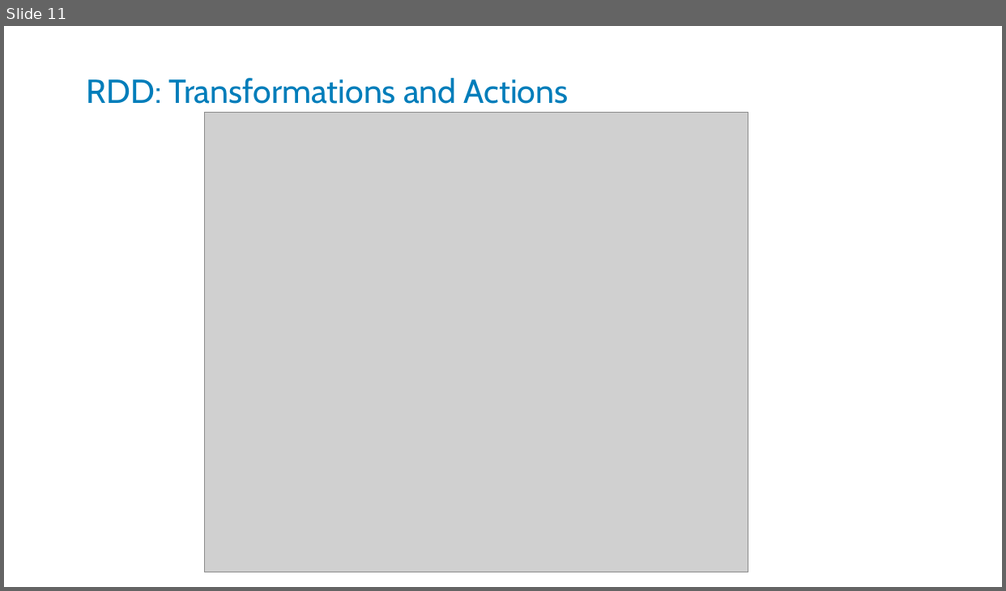
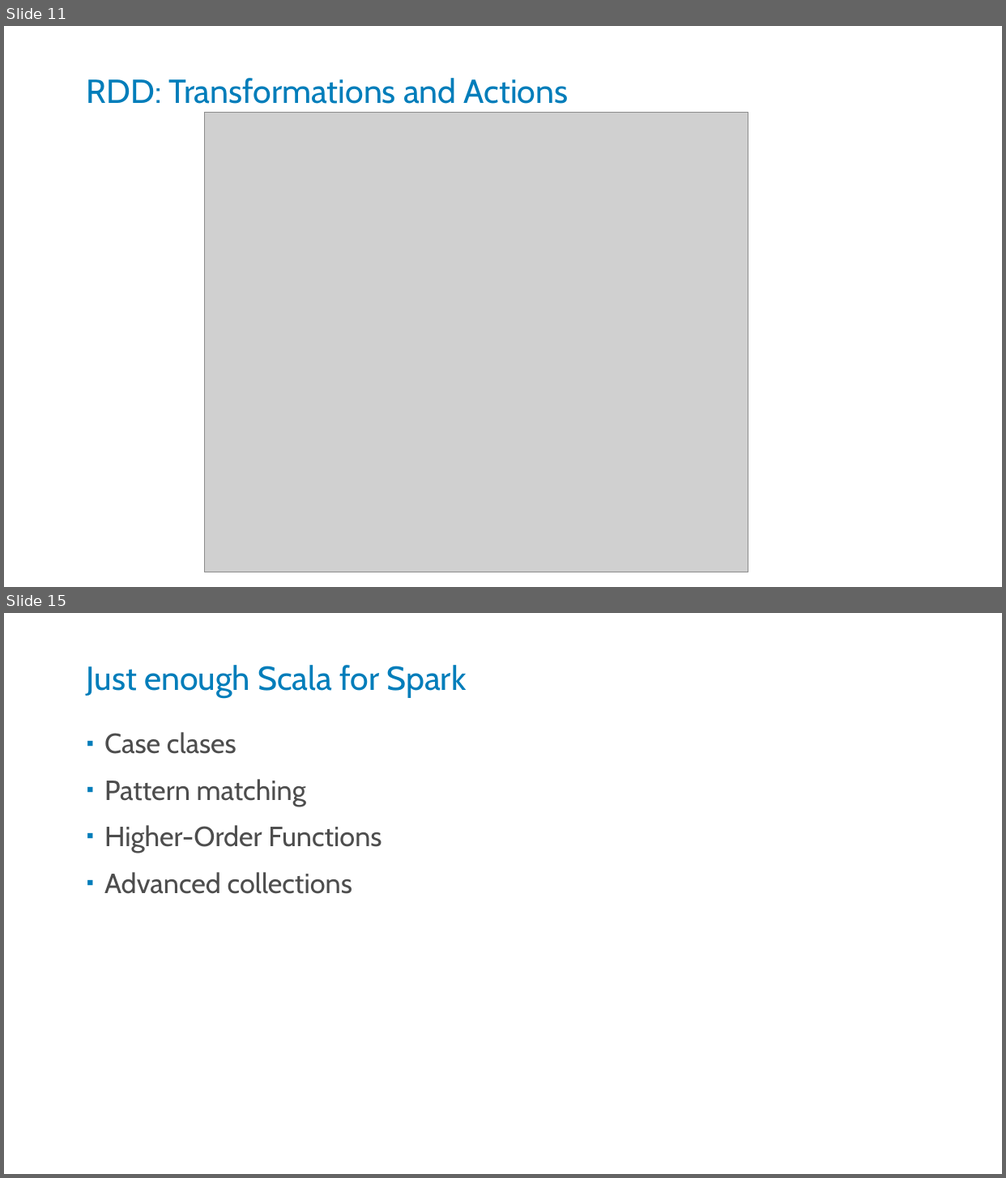
Before and after one commit to kstanaszek/SparkAndScalaInTandem, a slide deck: src/main/resources/slides.pptx. Shown one above the other, each under a label of ours: slide 11 before the commit, slides 11 and 15 after it; the slides between them are not shown. The pictures are 1006x591 and 1006x1178 pixels, drawn with LibreOffice and Linux fonts; fonts in the diff are those of the drawing; grey boxes stand for pictures. Boxes give left, top, right and bottom in pixels: in the first picture for what was removed or moved away, otherwise in the second. Text is boxed around its words. In the diff, an @@ line names an element or a change of style, - is before the commit and + after.

```diff
--- a/src/main/resources/slides.pptx
+++ b/src/main/resources/slides.pptx
@@ slide 15 added at <box>4,613,1002,1174</box>, background #FFFFFF @@
@@ title added at <box>87,665,466,698</box>, 24 pt, text #007DBA @@
+Just enough Scala for Spark
@@ text added at <box>104,732,381,894</box>, 20 pt, text #4D4D4D @@
+▪ Case clases
+▪ Pattern matching
+▪ Higher-Order Functions
+▪ Advanced collections
```
Also in this commit, not shown: 4 other slides added, 3 slides removed.
